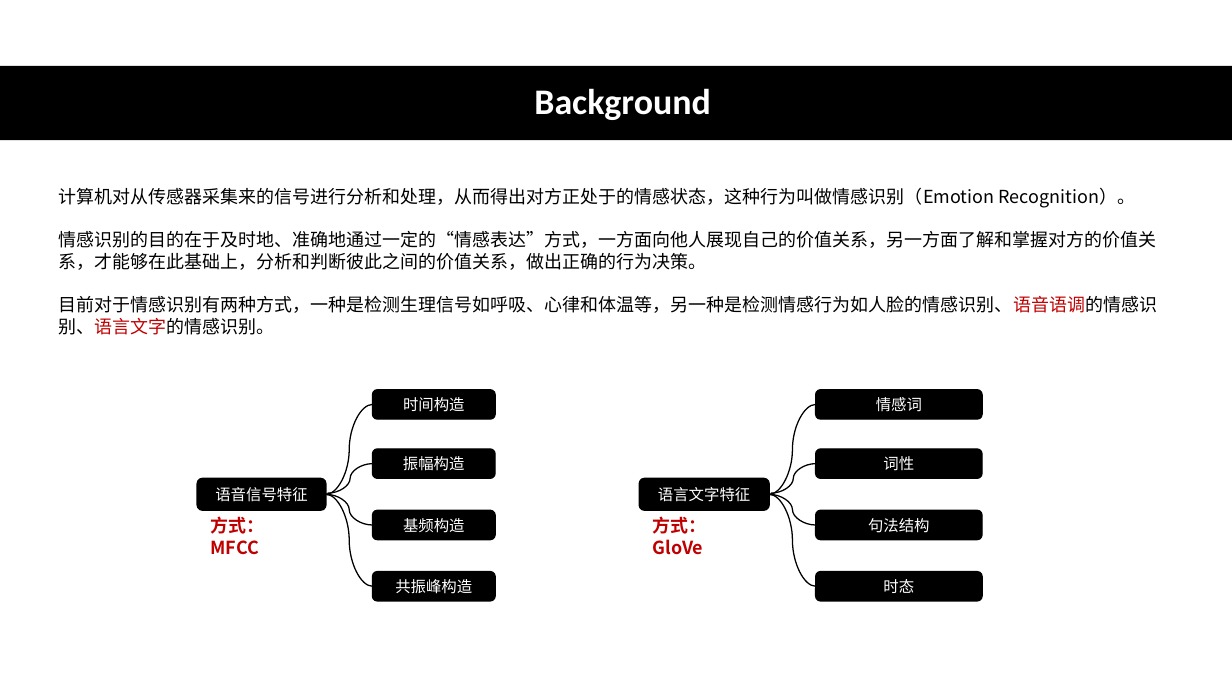
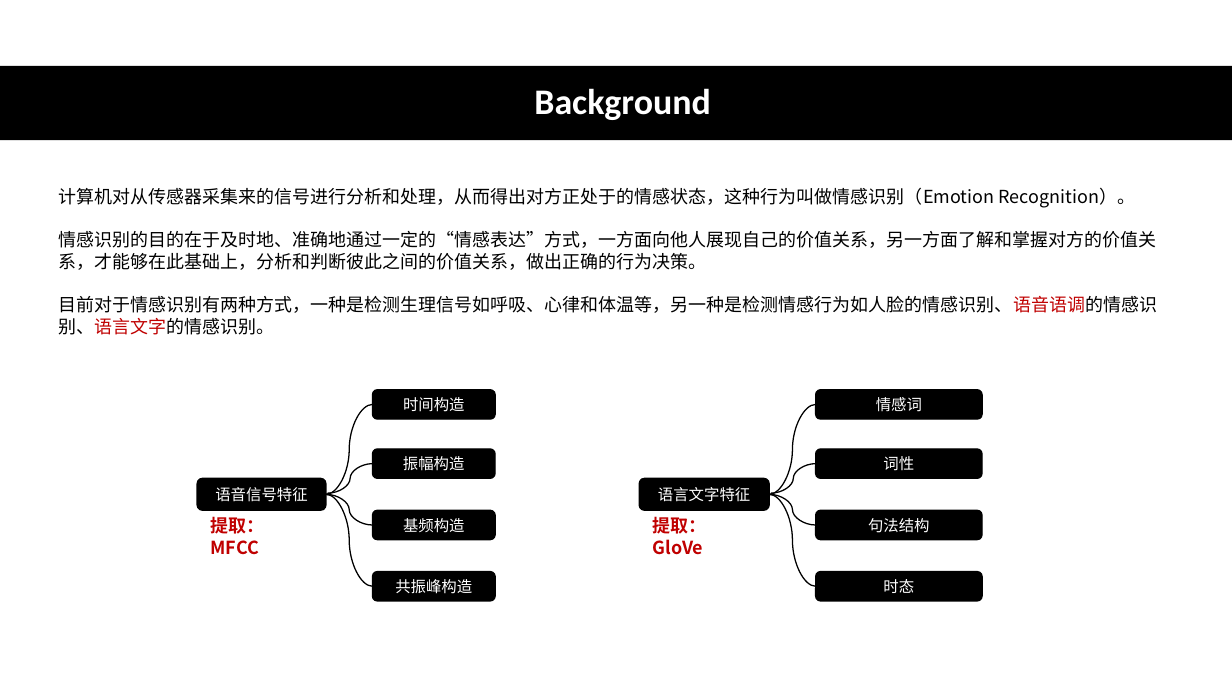
Before and after one commit to CrescentIvy/CPSS, a slide deck: slide 3 of xinwei zhao.pptx (slide 2 before the commit). Drawn at 1232x693 pixels with LibreOffice and Linux fonts; fonts in the diff are those of the drawing. Boxes give left, top, right and bottom in pixels: in the first picture for what was removed or moved away, otherwise in the second. Text is boxed around its words. In the diff, an @@ line names an element or a change of style, - is before the commit and + after.

```diff
--- a/xinwei zhao.pptx
+++ b/xinwei zhao.pptx
@@ text at box(211, 516, 265, 554): text changed @@
-方式：MFCC
+提取：MFCC
@@ text at box(653, 516, 707, 555): text changed @@
-方式：GloVe
+提取：GloVe
```
Also in this commit, not shown: 11 other slides changed, 5 slides added, 4 slides removed, 1 other file.
